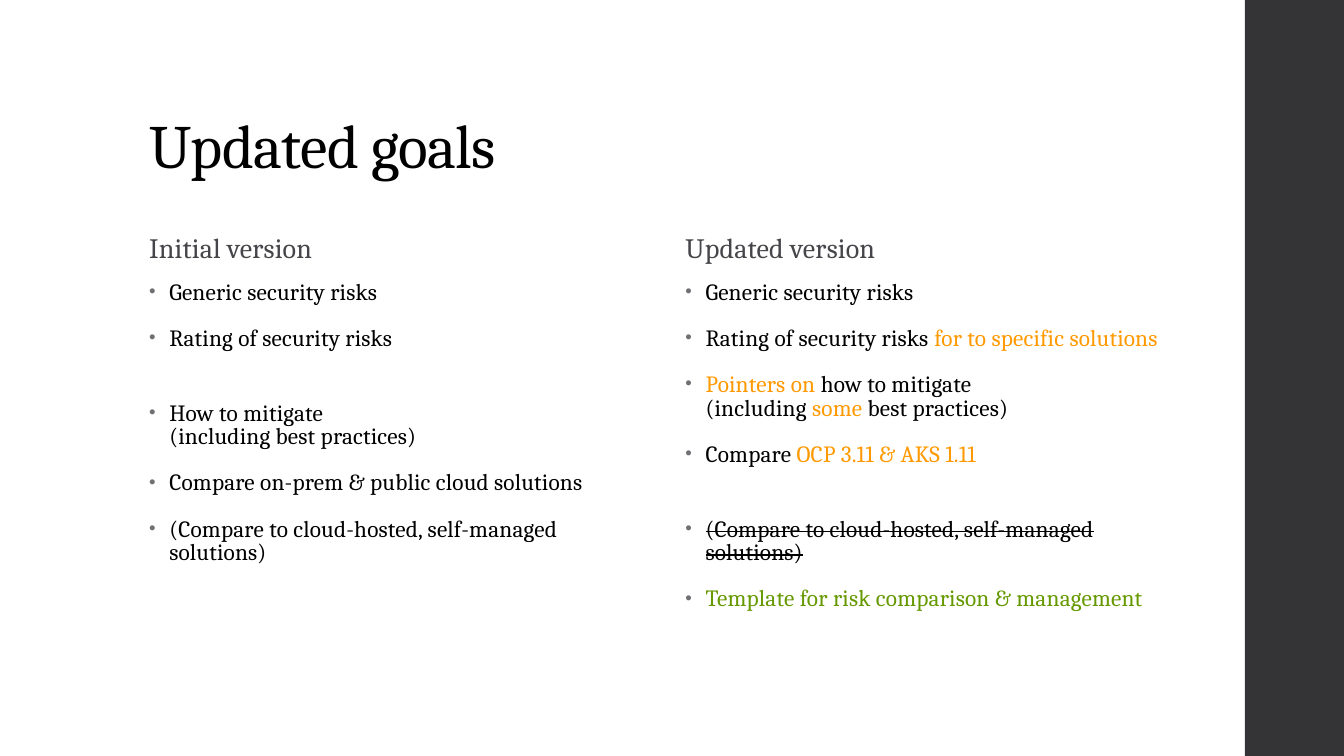
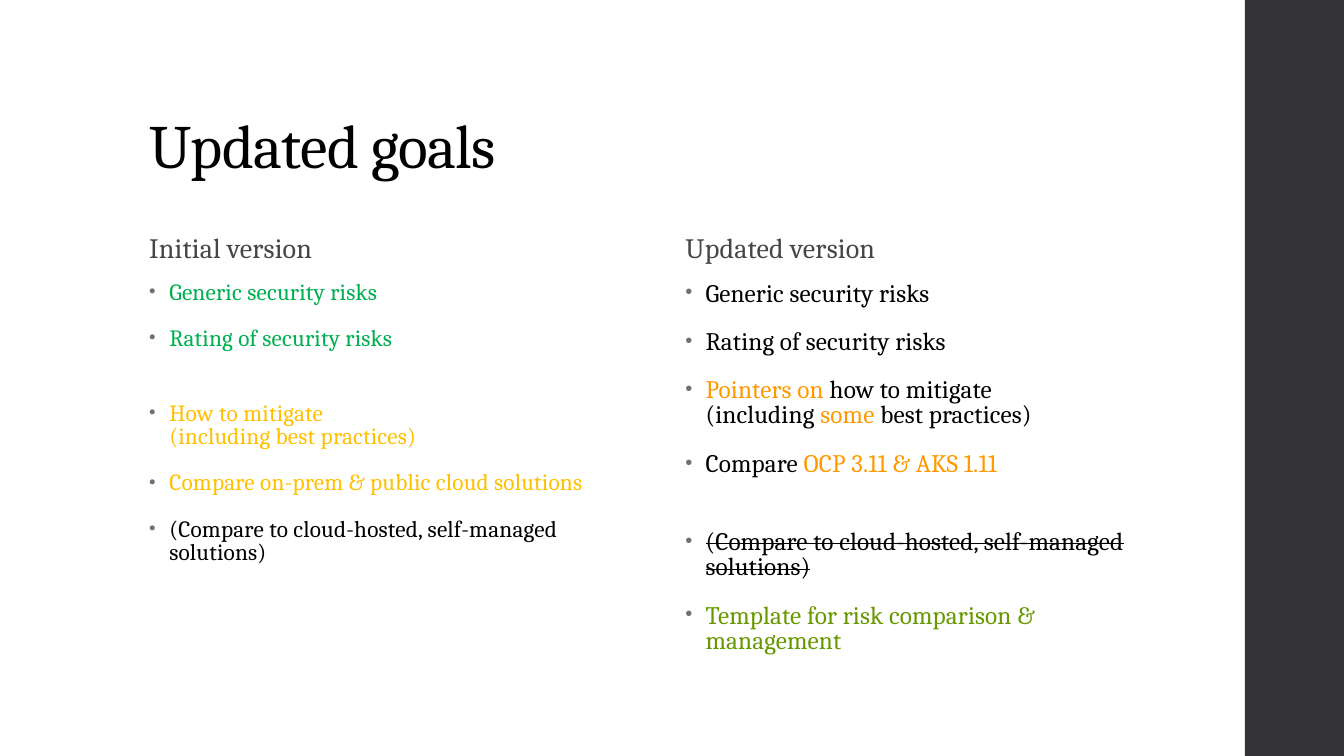
Before and after one commit to gramsimamsi/bachelorThesis, a slide deck: slide 5 of _defendense_presentation.pptx (slide 8 before the commit). Drawn at 1344x756 pixels with LibreOffice and Linux fonts; fonts in the diff are those of the drawing. Boxes give left, top, right and bottom in pixels: in the first picture for what was removed or moved away, otherwise in the second. Text is boxed around its words. In the diff, an @@ line names an element or a change of style, - is before the commit and + after.

```diff
--- a/_defendense_presentation.pptx
+++ b/_defendense_presentation.pptx
@@ text at bbox=[169, 284, 582, 495]: text colour #000000 to #00B050 in "Generic security risks", "Rating of security risks"; text colour #000000 to #FFC000 in "How to mitigate (including best practices)", "Compare on-prem & public cloud solutions" @@
@@ text at bbox=[706, 284, 1123, 655]: size 16.6 to 18 pt in "Generic security risks", "Pointers on how to mitigate (including some ...", "Compare OCP 3.11 & AKS 1.11", "(Compare to cloud-hosted, self-managed solutions)" and 1 more places @@
@@ text at bbox=[706, 332, 945, 356]: text changed; size 16.6 to 18 pt; text colour #FF9900 to #000000 @@
-• Rating of security risks for to specific solutions
+• Rating of security risks
```
Also in this commit, not shown: 5 other slides changed, 2 slides removed.
